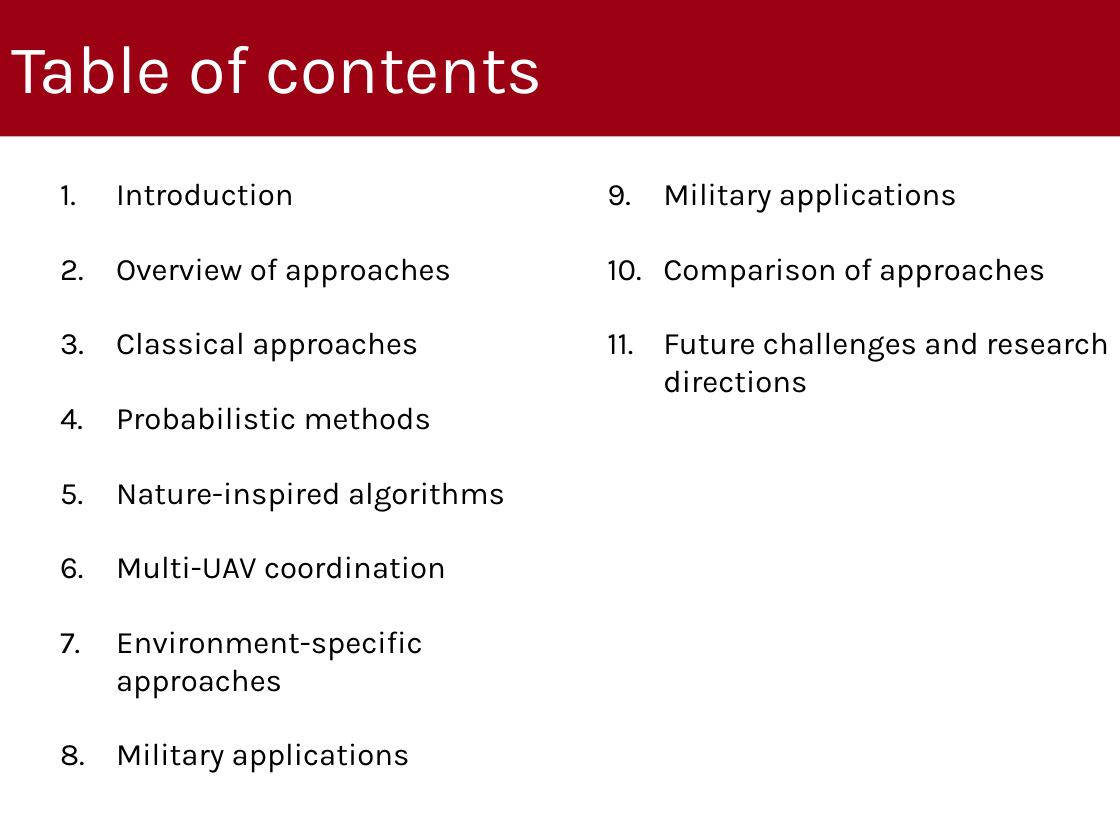
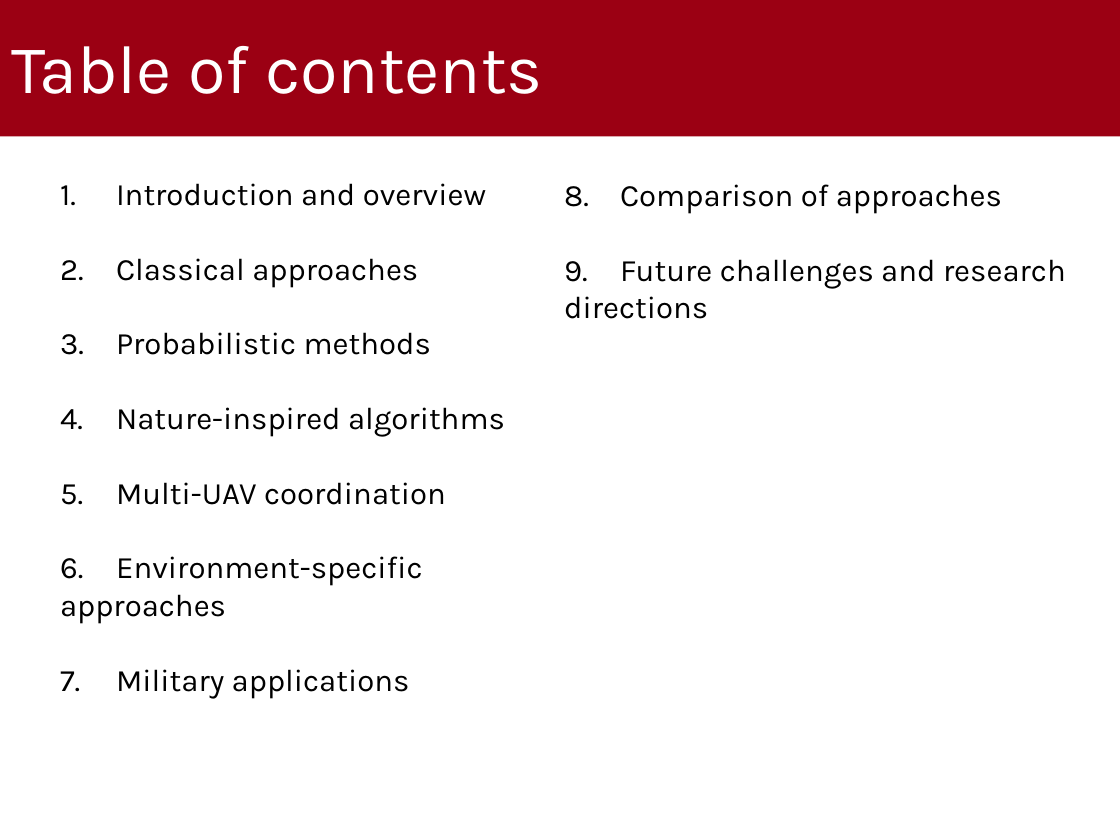
Before and after one commit to gabrielrovesti/WNMA-UAV-Route-Planning-Survey, a slide deck: slide 2 of 2 - Slides/UAV Route Planning Strategies.pptx. Drawn at 1120x840 pixels with LibreOffice and Linux fonts; fonts in the diff are those of the drawing; background and template pictures are left out. Boxes give left, top, right and bottom in pixels: in the first picture for what was removed or moved away, otherwise in the second. Text is boxed around its words. In the diff, an @@ line names an element or a change of style, - is before the commit and + after.

```diff
--- a/2 - Slides/UAV Route Planning Strategies.pptx
+++ b/2 - Slides/UAV Route Planning Strategies.pptx
@@ text at (x1=60, y1=183, x2=505, y2=699): text changed @@
-1. Introduction
-2. Overview of approaches
-3. Classical approaches
-4. Probabilistic methods
-5. Nature-inspired algorithms
-6. Multi-UAV coordination
-7. Environment-specific approaches
-8. Military applications
+1. Introduction and overview
+2. Classical approaches
+3. Probabilistic methods
+4. Nature-inspired algorithms
+5. Multi-UAV coordination
+6. Environment-specific approaches
+7. Military applications
@@ text at (x1=564, y1=186, x2=1066, y2=319): text changed @@
-9. Military applications
-10. Comparison of approaches
-11. Future challenges and research directions
+8. Comparison of approaches
+9. Future challenges and research directions
```
Also in this commit, not shown: 17 other slides changed, 1 slide removed, 2 other files.
